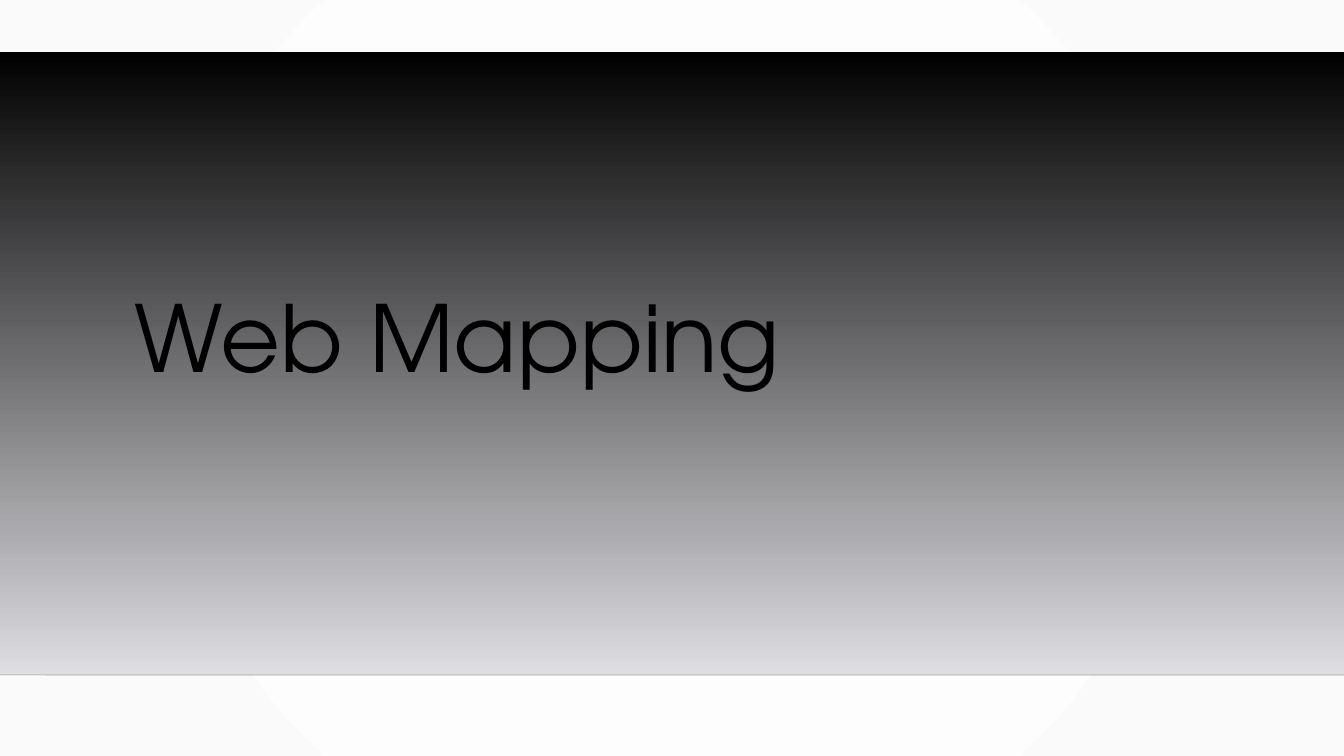
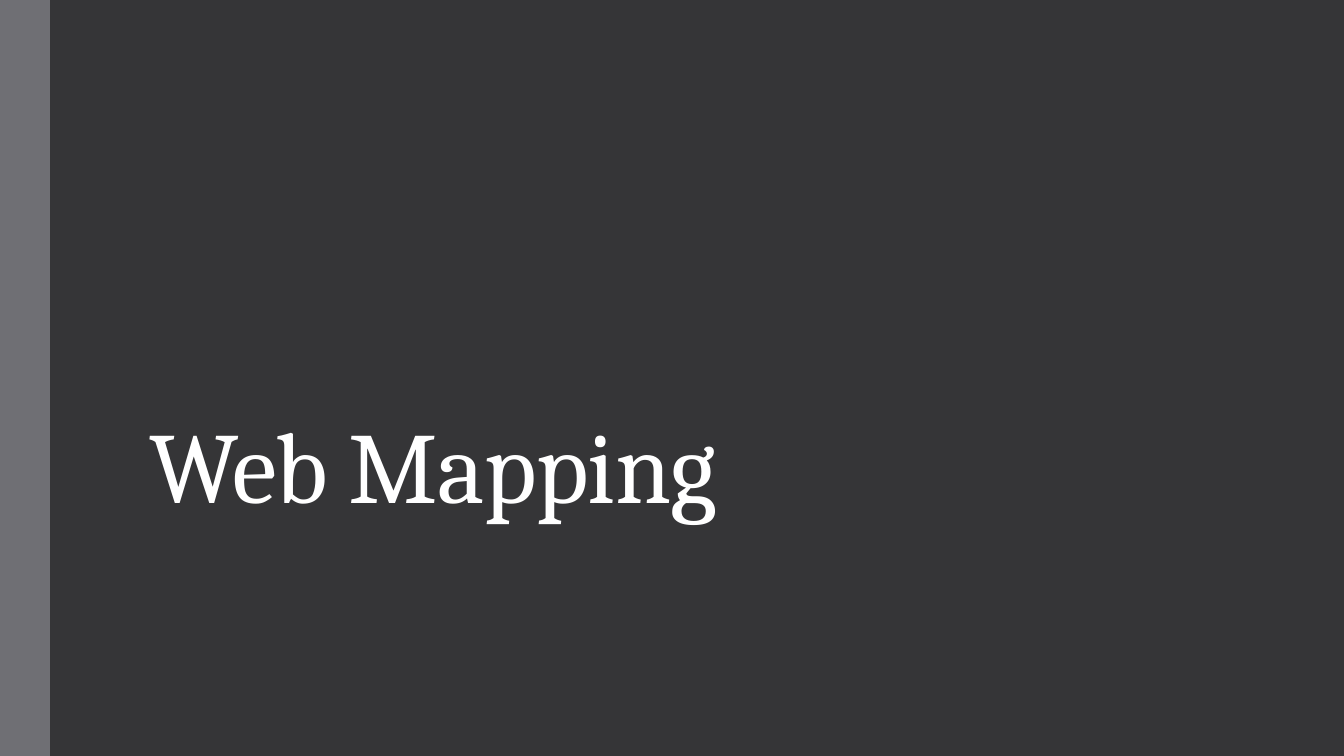
Before and after one commit to MGIS-UMN/GIS5577_week9, a slide deck: slide 1 of WebMapping_Backend.odp. Drawn at 1344x756 pixels with LibreOffice and Linux fonts; fonts in the diff are those of the drawing; background and template pictures are left out. Boxes give left, top, right and bottom in pixels: in the first picture for what was removed or moved away, otherwise in the second. Text is boxed around its words. In the diff, an @@ line names an element or a change of style, - is before the commit and + after.

```diff
--- a/WebMapping_Backend.odp
+++ b/WebMapping_Backend.odp
@@ background gradient #FFFFFF to #FAFAFA to #353537 @@
@@ freeform shape added at box(0, 0, 50, 756), fill #6F6F74 @@
@@ freeform shape removed at box(0, 51, 1344, 675) @@
@@ title "Web Mapping": place and size @@
-title "Web Mapping" at box(134, 304, 780, 392)
+title "Web Mapping" at box(149, 433, 717, 525)
@@ title "Web Mapping" at box(149, 433, 717, 525): size 66 to 72 pt, font TeX Gyre Adventor to Cambria, text colour #000000 to #FFFFFF, letter spacing 0 to -0.5 pt; line spacing 0.9 to 0.85 @@
@@ line removed from (0, 675) to (1344, 675) @@
```
Also in this commit, not shown: 17 other slides changed, 3 slides added, 1 slide removed, 1 other file.
